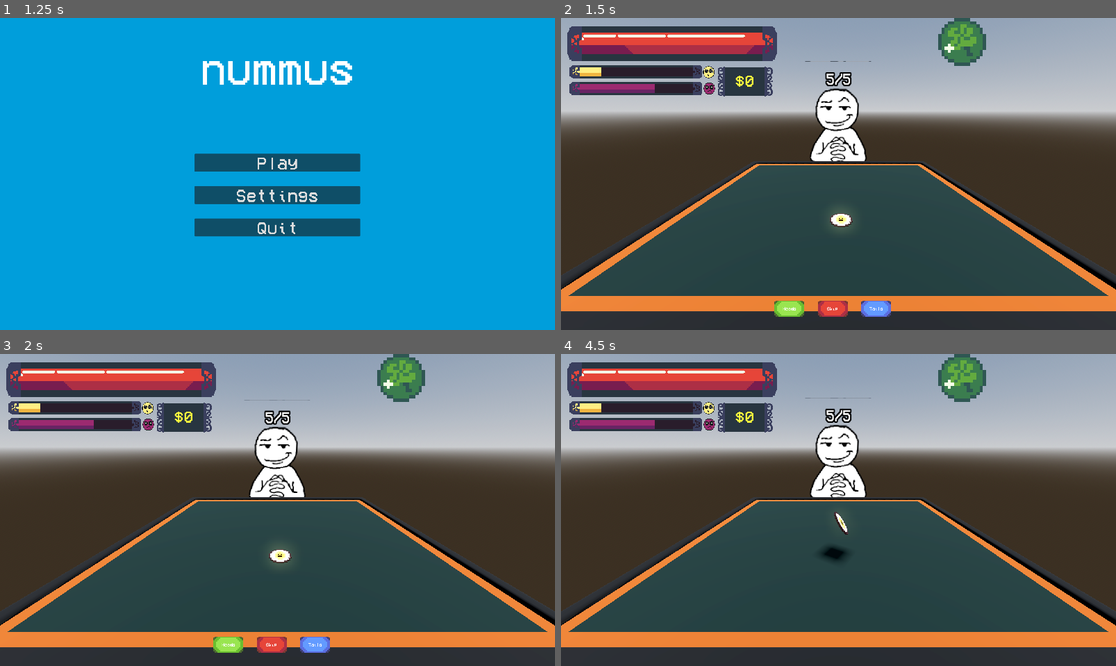
Above: before the commit, frames 1-4 (two rows, left to right).
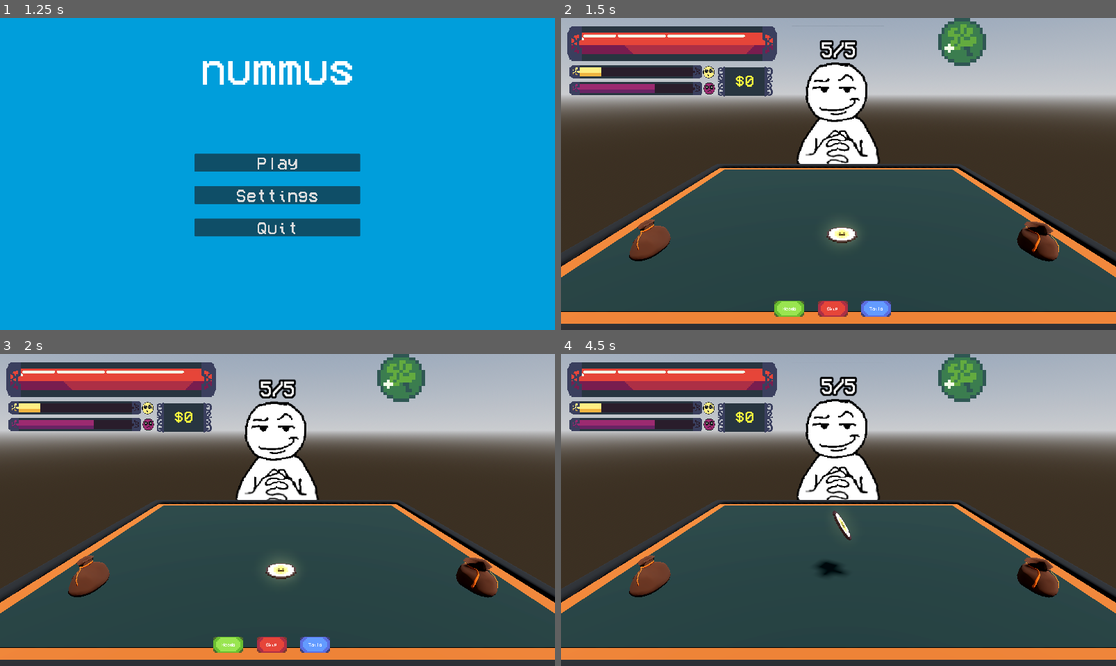
Above: after the commit, the same moments.

Repository: nianjindev/nummus
Game: Godot game, scene res://gui/splash_screen/splash_screen_manager.tscn
The game is run twice, just before and just after one commit, with the same random seed, the same clock (stepped at 60 frames per second) and the same inputs. The engine's default icon, where the game draws it, is replaced by a stand-in: a white triangle on a blue panel in a dark square.
Inputs (mouse positions are in pixels of both pictures, inside the frame that each line leads up to):
- Up to frame 1 (1.25 s): tap Enter at 0.5 s; move the mouse to (399, 158) at 0.52 s; click (399, 158) at 0.67 s; tap Space at 0.77 s
- Up to frame 2 (1.5 s): click "Play" at 1.25 s
- Up to frame 3 (2 s): no input
- Up to frame 4 (4.5 s): click "Skip" at 2 s; click "Skip" at 2.75 s; click "Heads" at 3.5 s; move the mouse to (727, 525) at 4.27 s; click (727, 525) at 4.42 s

Frame 1 is identical in both runs. In frame 2, 27% of the frame differs, in the area x 0-100%, y 7-98%; in frame 3, 27%; in frame 4, 28%.

Commit message:
added coin purses

Diff:
--- a/nummus-game/base_objects/base_level.tscn
+++ b/nummus-game/base_objects/base_level.tscn
@@ -1,7 +1,9 @@
-[gd_scene load_steps=6 format=3 uid="uid://vwukeorb6yvs"]
+[gd_scene load_steps=8 format=3 uid="uid://vwukeorb6yvs"]
 
 [ext_resource type="ArrayMesh" uid="uid://df0dli0p2ydry" path="res://assets/3d/coin_table.obj" id="1_3o4py"]
 [ext_resource type="Script" uid="uid://d22vmb2a3xedj" path="res://base_objects/base_level.gd" id="1_ftfrf"]
+[ext_resource type="ArrayMesh" uid="uid://d2tjgm2vawtym" path="res://assets/3d/coin_purse_open.obj" id="3_d3dva"]
+[ext_resource type="ArrayMesh" uid="uid://bmmobbrhil6md" path="res://assets/3d/coin_purse_closed.obj" id="4_bgm65"]
 
 [sub_resource type="ProceduralSkyMaterial" id="ProceduralSkyMaterial_aqk2v"]
 sky_horizon_color = Color(0.662243, 0.671743, 0.686743, 1)
@@ -31,10 +33,18 @@
 shadow_blur = 0.897
 
 [node name="Camera3D" type="Camera3D" parent="."]
-transform = Transform3D(-4.3711385e-08, -0.34693566, 0.9378889, 0, 0.9378889, 0.34693566, -0.99999994, 1.5165039e-08, -4.0996426e-08, 1.3244811, 1.0790656, 0)
-fov = 85.0
+transform = Transform3D(-4.361182e-08, -0.28287718, 0.95915616, 2.9486855e-09, 0.95915616, 0.28287718, -1, 1.5165039e-08, -4.099643e-08, 1.5741451, 1.0703781, 0)
+fov = 60.0
 
 [node name="MeshInstance3D" type="MeshInstance3D" parent="."]
 transform = Transform3D(0.21, 0, 0, 0, 0.21, 0, 0, 0, 0.21, 0, 0, 0)
 mesh = ExtResource("1_3o4py")
 skeleton = NodePath("")
+
+[node name="Purse" type="MeshInstance3D" parent="."]
+transform = Transform3D(0.1075234, 0, 0, 0, 0.1075234, 0, 0, 0, 0.1075234, 0.5075082, 0.42909357, -0.87402403)
+mesh = ExtResource("3_d3dva")
+
+[node name="Discard" type="MeshInstance3D" parent="."]
+transform = Transform3D(0.108, 0, 0, 0, 0.108, 0, 0, 0, 0.108, 0.50772446, 0.43, 0.8369046)
+mesh = ExtResource("4_bgm65")
Not shown, added: nummus-game/assets/3d/coin_purse_closed.mtl
Not shown, added: nummus-game/assets/3d/coin_purse_closed.obj
Not shown, added: nummus-game/assets/3d/coin_purse_closed.obj.import
Not shown, added: nummus-game/assets/3d/coin_purse_open.mtl
Not shown, added: nummus-game/assets/3d/coin_purse_open.obj
Not shown, added: nummus-game/assets/3d/coin_purse_open.obj.import
